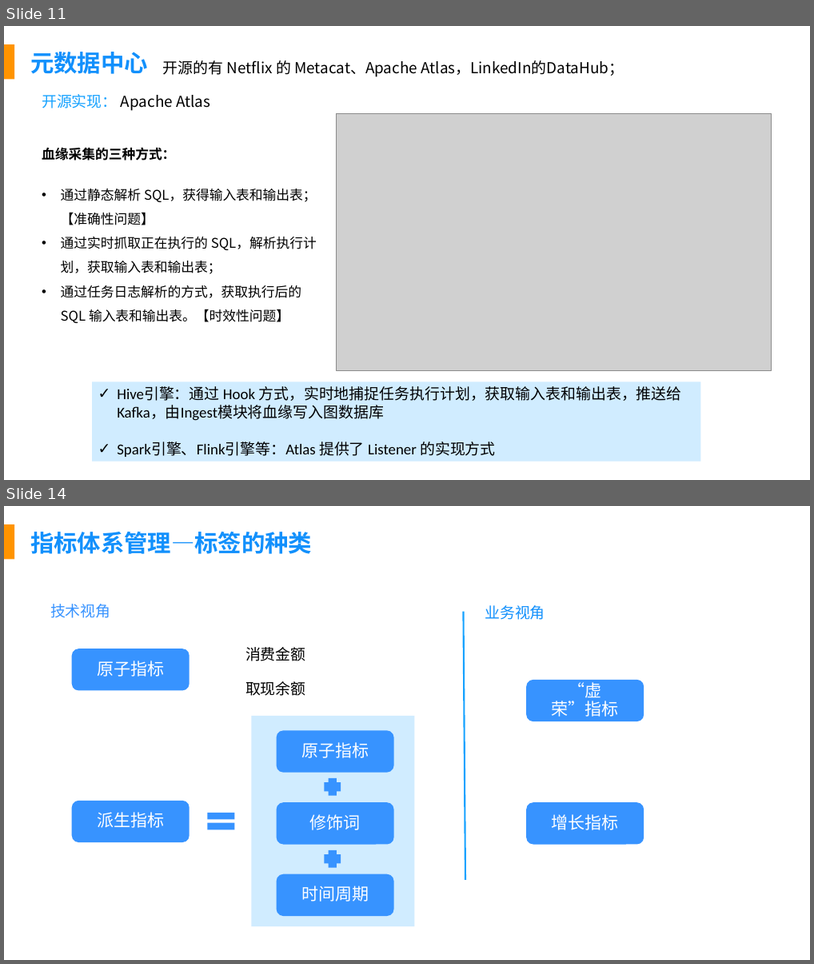
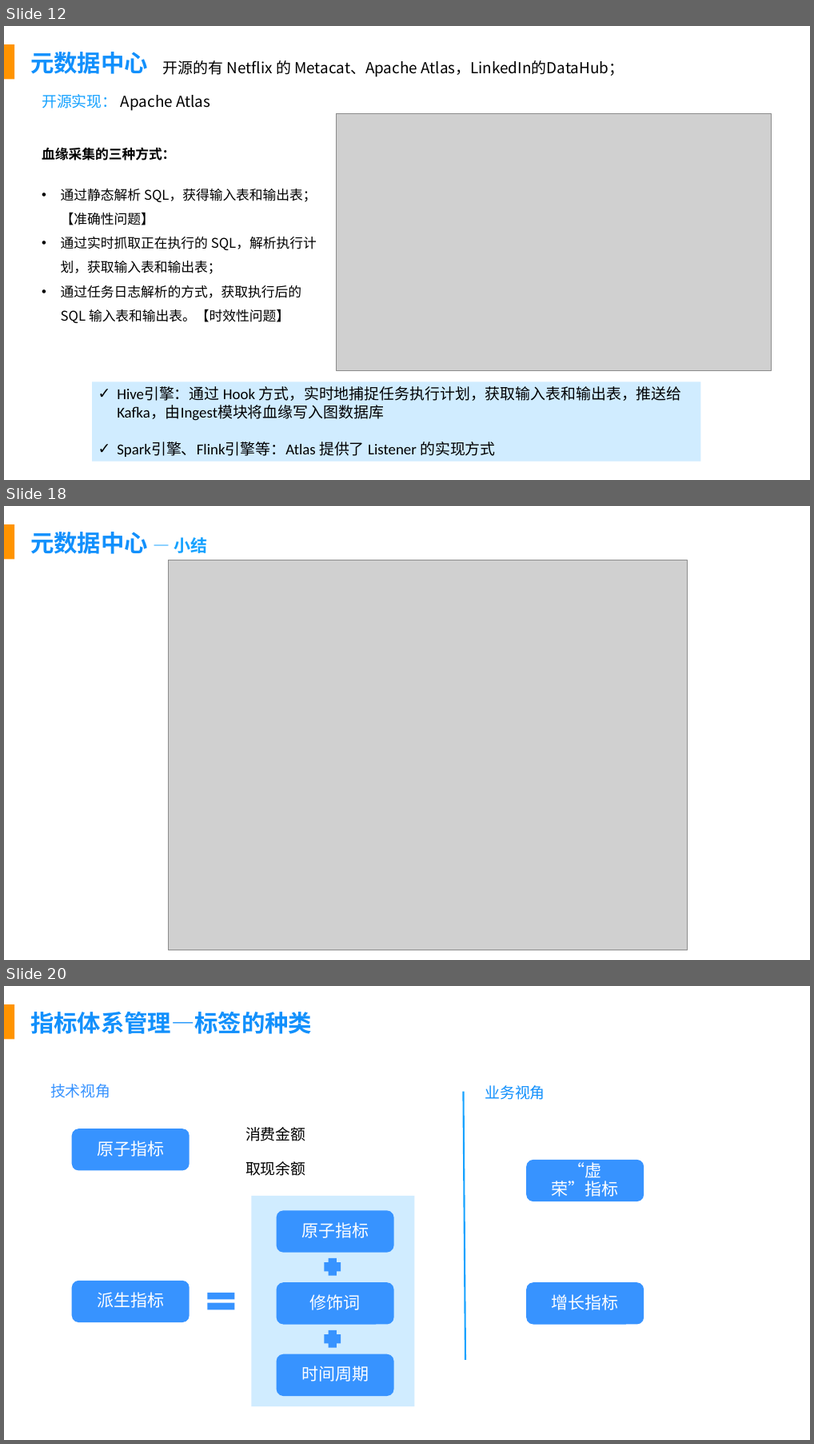
Before and after one commit to fancyChuan/reading-mindmap, a slide deck: PPT/数据建设知识体系.pptx. Shown one above the other, each under a label of ours: slides 11 and 14 before the commit, slides 12, 18 and 20 after it; the slides between them are not shown. The pictures are 814x964 and 814x1444 pixels, drawn with LibreOffice and Linux fonts; fonts in the diff are those of the drawing; grey boxes stand for pictures. Boxes give left, top, right and bottom in pixels: in the first picture for what was removed or moved away, otherwise in the second. Text is boxed around its words. In the diff, an @@ line names an element or a change of style, - is before the commit and + after.

Commit message:
Update 数据建设知识体系.pptx
元数据中心

```diff
--- a/PPT/数据建设知识体系.pptx
+++ b/PPT/数据建设知识体系.pptx
@@ slide 18 added at (x1=4, y1=506, x2=810, y2=960), background #FFFFFF; not listed: 1 template element that a slide beside it also shows @@
@@ text added at (x1=30, y1=532, x2=207, y2=554), 28 pt, text #1290FC, bold @@
+元数据中心 — 小结
@@ picture added at (x1=169, y1=560, x2=687, y2=950) @@
@@ what was slide 11 is now slide 12 @@
@@ what was slide 14 is now slide 20 @@
```
Also in this commit, not shown: 7 other slides added, 2 slides removed.
